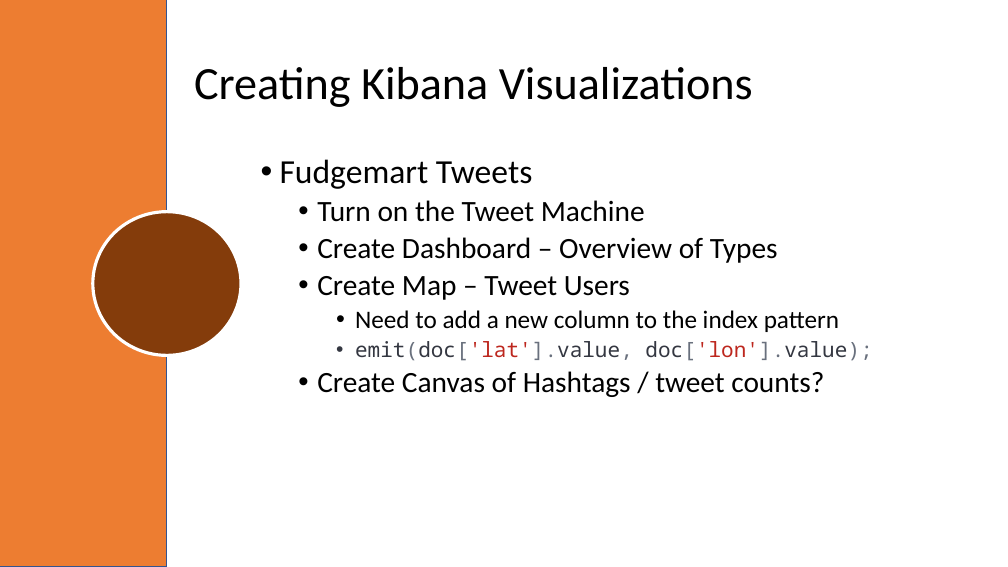
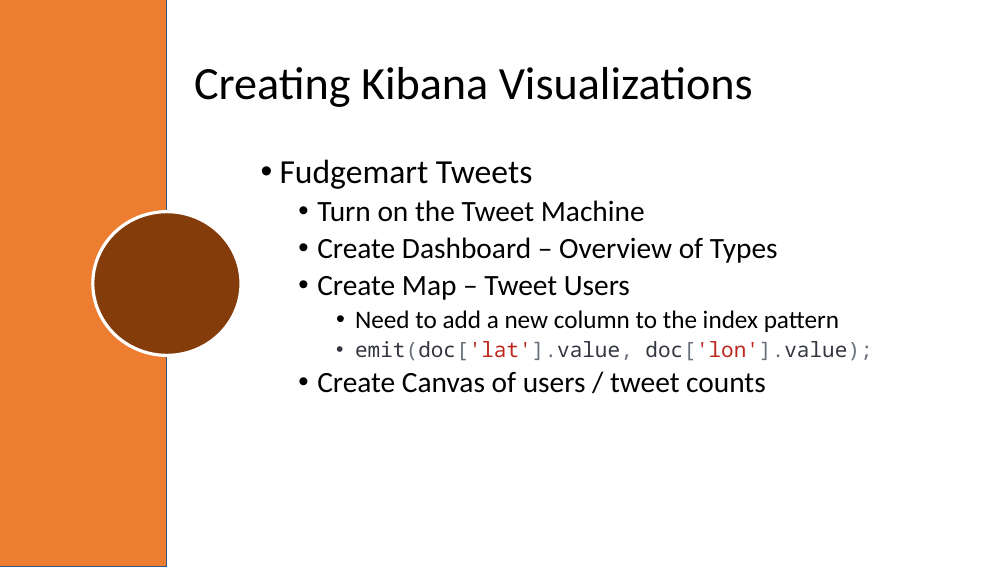
Before and after one commit to mafudge/ist769-old, a slide deck: slide 27 of content/J-Search/J-Search.pptx. Drawn at 1008x567 pixels with LibreOffice and Linux fonts; fonts in the diff are those of the drawing; background and template pictures are left out. Boxes give left, top, right and bottom in pixels: in the first picture for what was removed or moved away, otherwise in the second. Text is boxed around its words. In the diff, an @@ line names an element or a change of style, - is before the commit and + after.

```diff
--- a/content/J-Search/J-Search.pptx
+++ b/content/J-Search/J-Search.pptx
@@ text at [317, 372, 766, 393]: text changed @@
-  • Create Canvas of Hashtags / tweet counts?
+  • Create Canvas of users / tweet counts
```
Also in this commit, not shown: 2 other slides changed, 4 other files.
